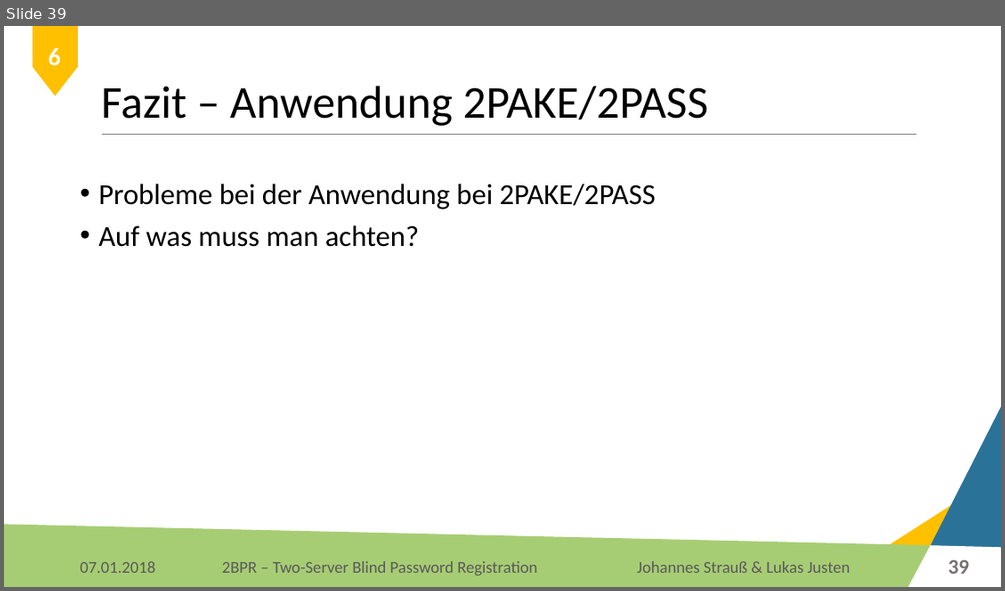
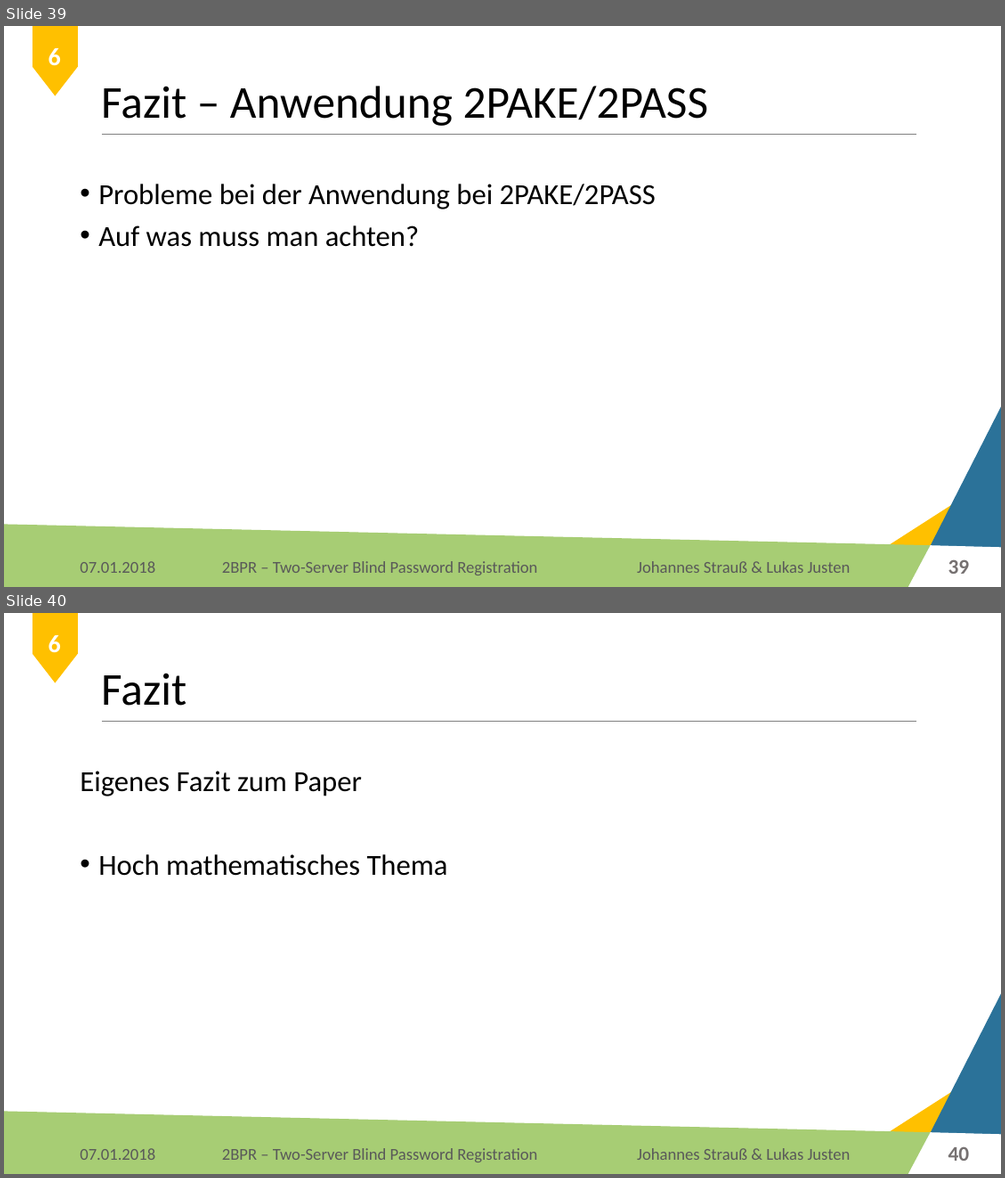
Before and after one commit to Lukas-Justen/IT-Security-2BPR, a slide deck: 2BPR.pptx. Shown one above the other, each under a label of ours: slide 39 before the commit, slides 39 and 40 after it. The pictures are 1005x591 and 1005x1178 pixels, drawn with LibreOffice and Linux fonts; fonts in the diff are those of the drawing; background and template pictures are left out. Boxes give left, top, right and bottom in pixels: in the first picture for what was removed or moved away, otherwise in the second. Text is boxed around its words. In the diff, an @@ line names an element or a change of style, - is before the commit and + after.

```diff
--- a/2BPR.pptx
+++ b/2BPR.pptx
@@ slide 40 added at <box>4,613,1001,1174</box>, background #FFFFFF; not listed: 6 template elements that a slide beside it also shows @@
@@ rectangle added at <box>33,613,77,653</box>, fill #FFC000, outline #FFC000 1 pt @@
@@ text added at <box>48,635,61,653</box>, 24 pt, text #FFFFFF, bold @@
+6
@@ triangle added at <box>34,655,77,682</box>, fill #FFC000, outline #FFC000 1 pt @@
@@ title added at <box>101,673,186,706</box>, 44 pt, text #000000 @@
+Fazit
@@ text added at <box>80,771,448,876</box>, 28 pt, text #000000 @@
+Eigenes Fazit zum Paper
+• Hoch mathematisches Thema
@@ text added at <box>80,1148,155,1159</box>, 16 pt, text #595959 @@
+07.01.2018
@@ text added at <box>637,1148,850,1159</box>, 16 pt, text #595959 @@
+Johannes Strauß & Lukas Justen
@@ page number added at <box>948,1147,970,1160</box>, 20 pt, text #767171, bold @@
+40
```
Also in this commit, not shown: 2 slides changed.
